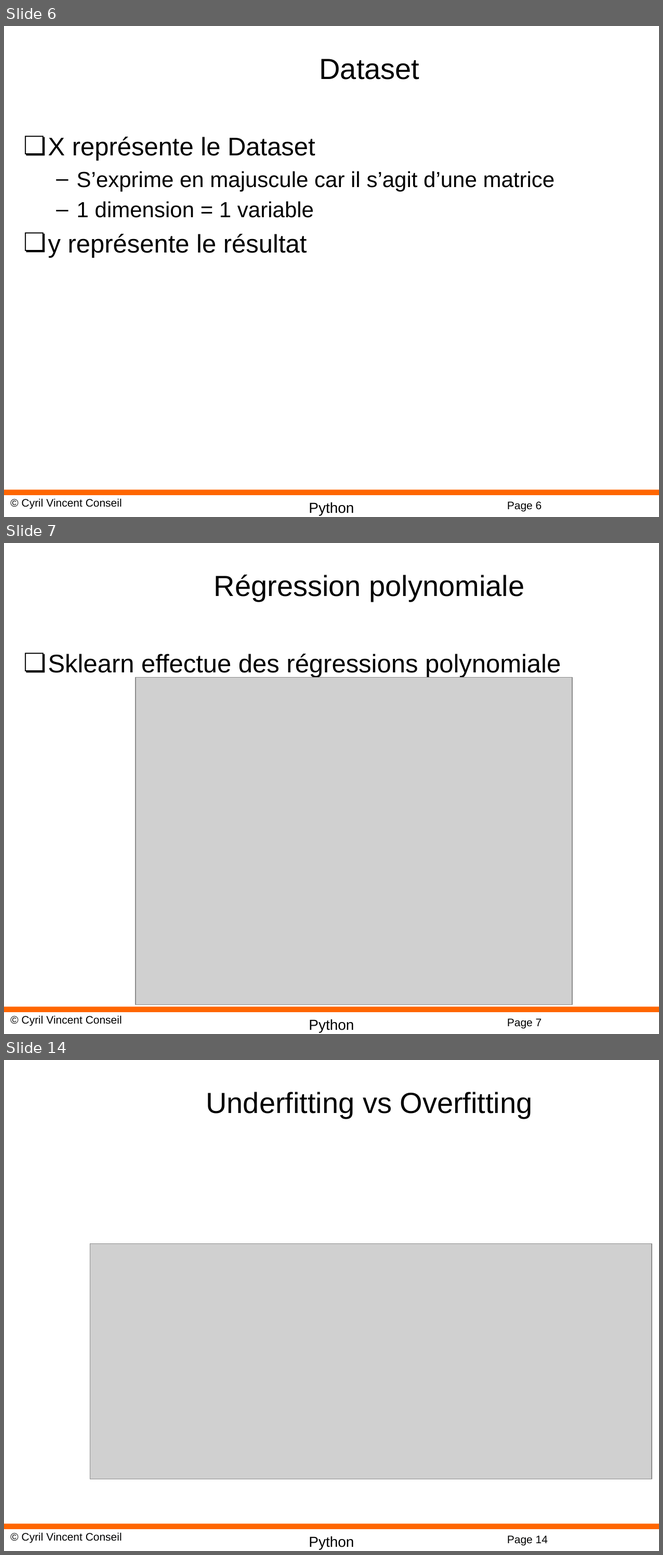
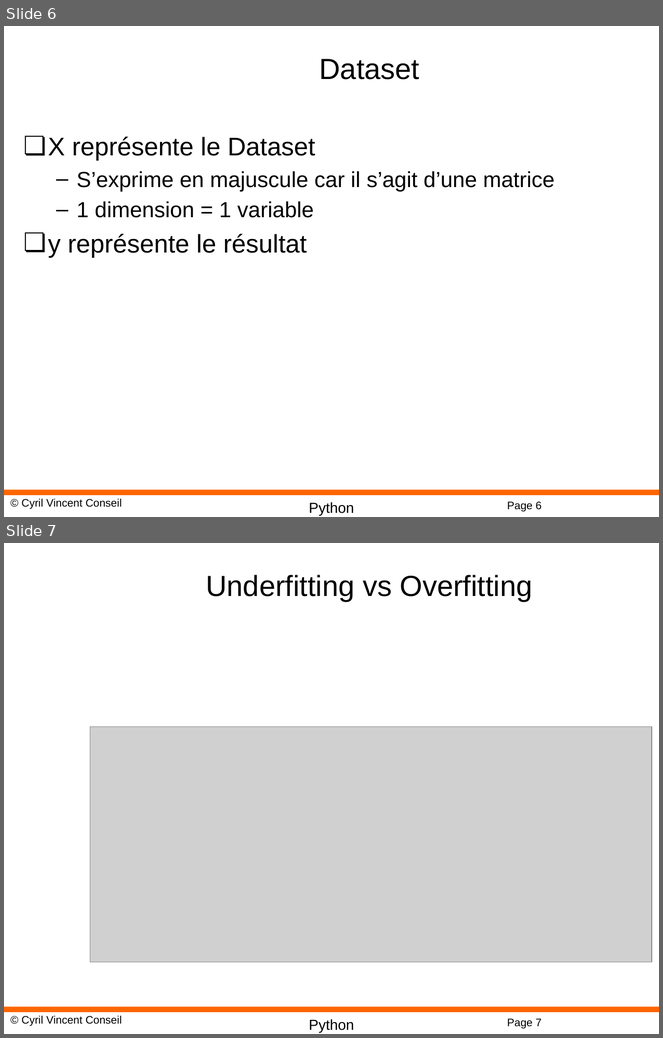
Before and after one commit to cyrilvincent/math, a slide deck: ppt/PythonMath12-ScikitLearn.pptx. Shown one above the other, each under a label of ours: slides 6, 7 and 14 before the commit, slides 6 and 7 after it; the slides between them are not shown. The pictures are 663x1555 and 663x1038 pixels, drawn with LibreOffice and Linux fonts; fonts in the diff are those of the drawing; grey boxes stand for pictures; background and template pictures are left out. Boxes give left, top, right and bottom in pixels: in the first picture for what was removed or moved away, otherwise in the second. Text is boxed around its words. In the diff, an @@ line names an element or a change of style, - is before the commit and + after.

```diff
--- a/ppt/PythonMath12-ScikitLearn.pptx
+++ b/ppt/PythonMath12-ScikitLearn.pptx
@@ slide 7 removed at bbox=[4, 543, 659, 1034], background #FFFFFF; not listed: 4 template elements that a slide beside it also shows @@
@@ title removed at bbox=[214, 574, 525, 602] @@
-Régression polynomiale
@@ text removed at bbox=[48, 654, 561, 678] @@
-❏ Sklearn effectue des régressions polynomiale
@@ picture removed at bbox=[136, 677, 573, 1005] @@
@@ what was slide 14 is now slide 7 @@
@@ page number at bbox=[507, 1019, 542, 1029]: text changed @@
-Page 14
+Page 7
```
Also in this commit, not shown: 1 slide changed, 17 other slides removed, 3 other files.
